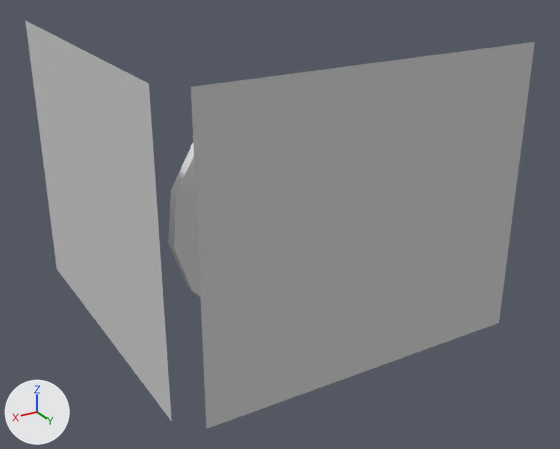
What one commit did to the FBX model Modelos3D/PowerUps/Shield/shield.FBX.
The view is the same before and after, from a camera (50 mm lens) standing at (12.19, 21.13, 13.36) and looking at (0.22, 1.17, 3.38). Every picture has the same lights, and +X, +Y and +Z are marked at lower left. Where no turn or scale is listed for an object, it has been applied to the vertices.

In view in the first picture: 'Sphere001', 'front', 'side'.
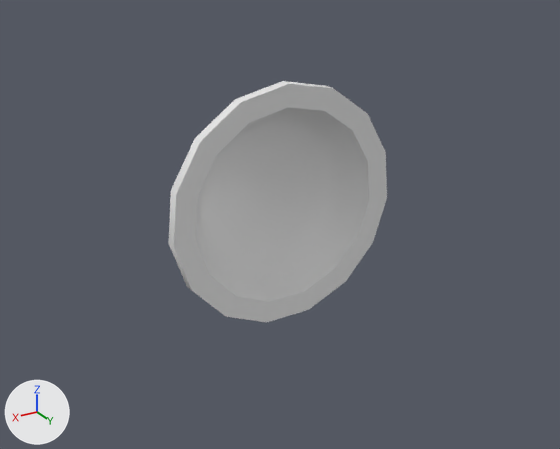
Location of each change, [x1, y1, x2, y2] in pixels of the pictures (560 x 449 px):
```json
{"object": "front", "change": "deleted", "before": [191, 42, 535, 429]}
{"object": "side", "change": "deleted", "before": [25, 20, 172, 421]}
{"object": "Sphere001", "change": "unchanged, uncovered by the edit", "before": [169, 143, 200, 296], "after": [169, 81, 387, 322]}
```

Scene script edits in JSON lines:
```json
{"op": "remove", "block": "ob_side", "code": ["ob_side = bpy.data.objects.new('side', me_mesh_001)", "ob_side.location = (6.0, 0.0, 5.0)"]}
{"op": "remove", "block": "ob_front", "code": ["ob_front = bpy.data.objects.new('front', me_mesh)", "ob_front.location = (0.1, 6.0, 5.0)"]}
```
